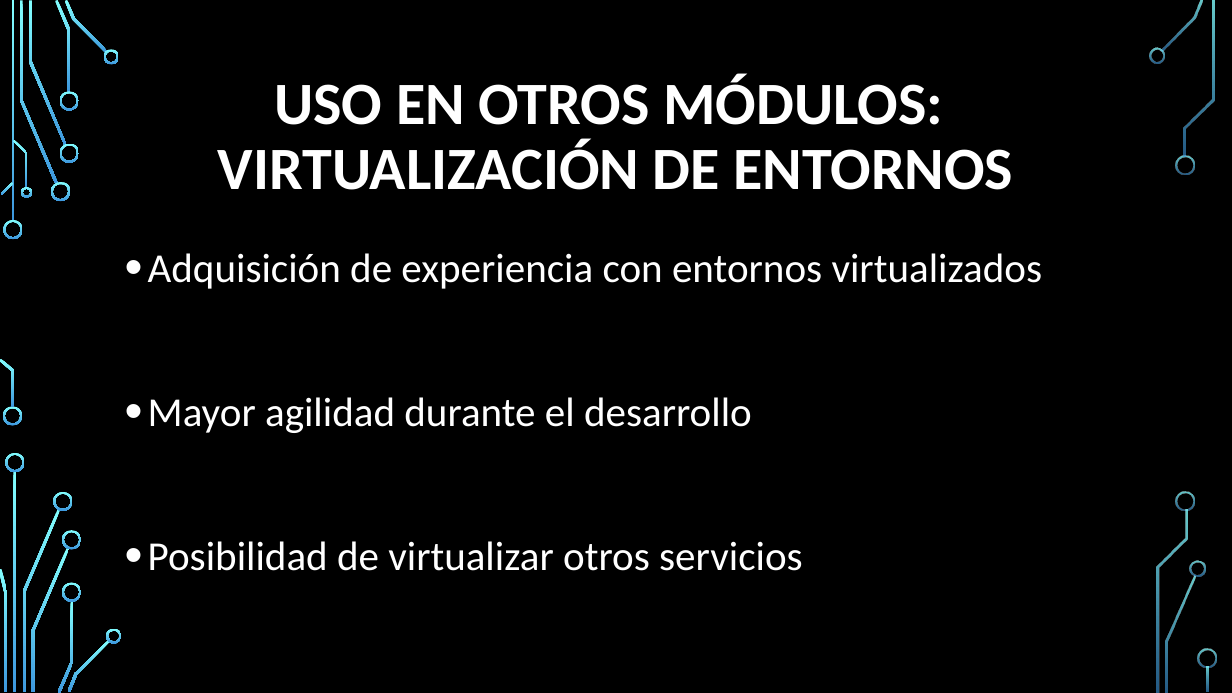
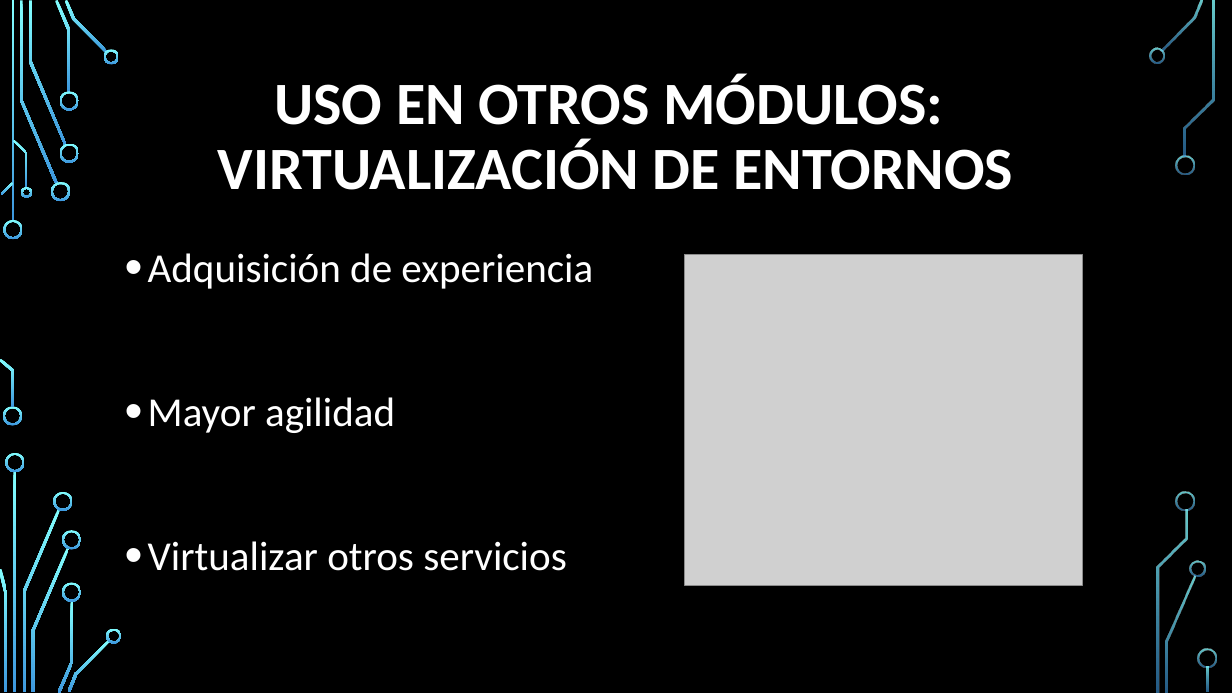
Before and after one commit to Fadria/SGE-Repte-00-Grup-B, a slide deck: slide 14 of Exposicions/Presentación 2 Docker y Python 3 Grupo B.pptx (slide 13 before the commit). Drawn at 1232x693 pixels with LibreOffice and Linux fonts; fonts in the diff are those of the drawing; grey boxes stand for pictures; background and template pictures are left out. Boxes give left, top, right and bottom in pixels: in the first picture for what was removed or moved away, otherwise in the second. Text is boxed around its words. In the diff, an @@ line names an element or a change of style, - is before the commit and + after.

```diff
--- a/Exposicions/Presentación 2 Docker y Python 3 Grupo B.pptx
+++ b/Exposicions/Presentación 2 Docker y Python 3 Grupo B.pptx
@@ text at [148, 253, 593, 571]: text changed @@
-• Adquisición de experiencia con entornos virtualizados
-• Mayor agilidad durante el desarrollo
-• Posibilidad de virtualizar otros servicios
+• Adquisición de experiencia
+• Mayor agilidad
+• Virtualizar otros servicios
@@ picture added at [685, 254, 1082, 585] @@
```
Also in this commit, not shown: 13 other slides changed, 2 slides added, 5 other files.
